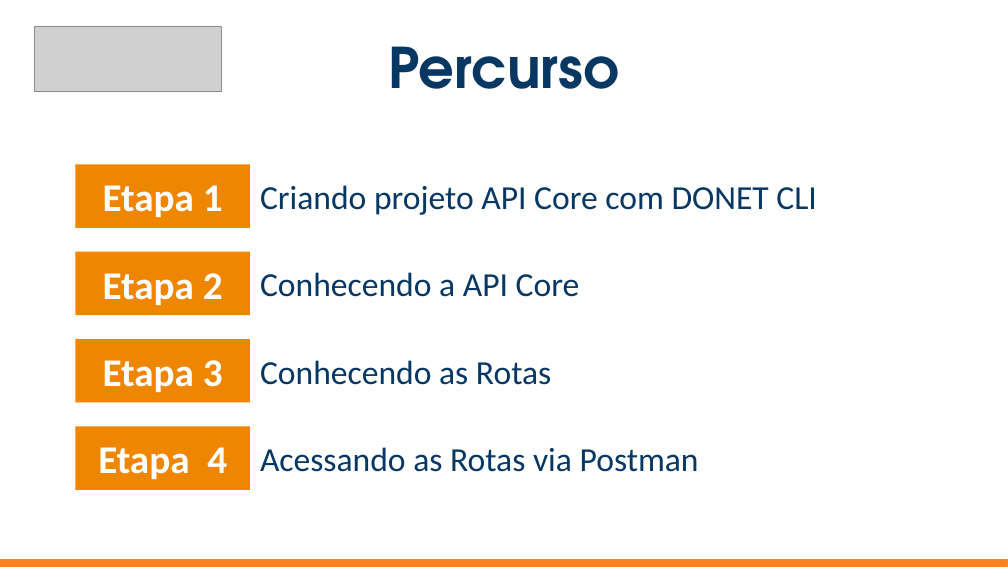
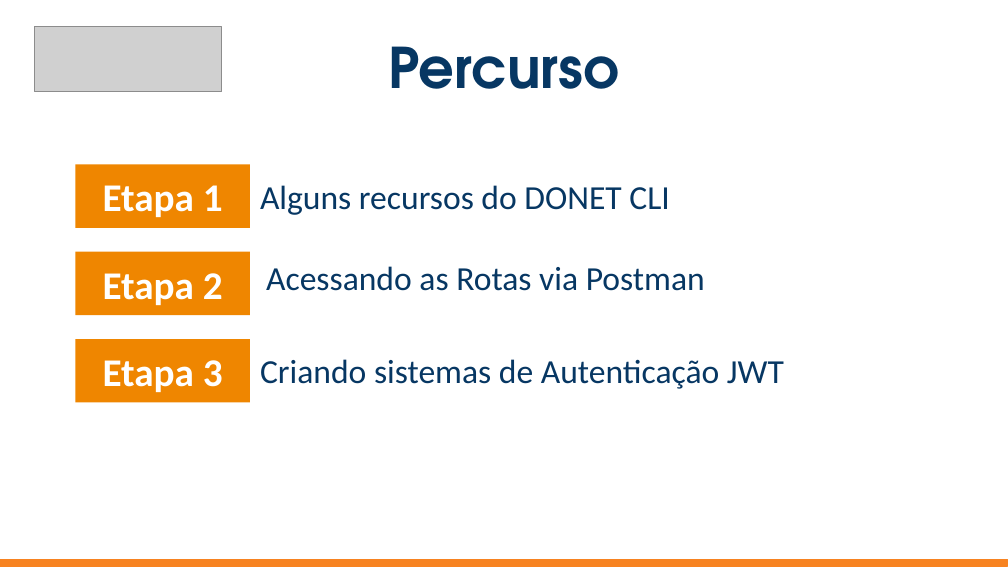
Before and after one commit to everis-New-Talents-NET/EverisStore, a slide deck: slide 15 of slide/Projeto everis - API REST .Net Core com JWT.pptx (slide 8 before the commit). Drawn at 1008x567 pixels with LibreOffice and Linux fonts; fonts in the diff are those of the drawing; grey boxes stand for pictures. Boxes give left, top, right and bottom in pixels: in the first picture for what was removed or moved away, otherwise in the second. Text is boxed around its words. In the diff, an @@ line names an element or a change of style, - is before the commit and + after.

```diff
--- a/slide/Projeto everis - API REST .Net Core com JWT.pptx
+++ b/slide/Projeto everis - API REST .Net Core com JWT.pptx
@@ text at [260,185,669,215]: text changed @@
-Criando projeto API Core com DONET CLI
+Alguns recursos do DONET CLI
@@ text "Acessando as Rotas via Postman": place and size @@
-text "Acessando as Rotas via Postman" at [260,447,699,472]
+text "Acessando as Rotas via Postman" at [266,266,705,291]
@@ text removed at [260,272,580,297] @@
-Conhecendo a API Core
@@ text at [260,359,784,389]: text changed @@
-Conhecendo as Rotas
+Criando sistemas de Autenticação JWT
@@ rectangle removed at [76,426,250,490] @@
-  Etapa 4
```
Also in this commit, not shown: 9 other slides changed, 7 slides added, 5 slides removed.
